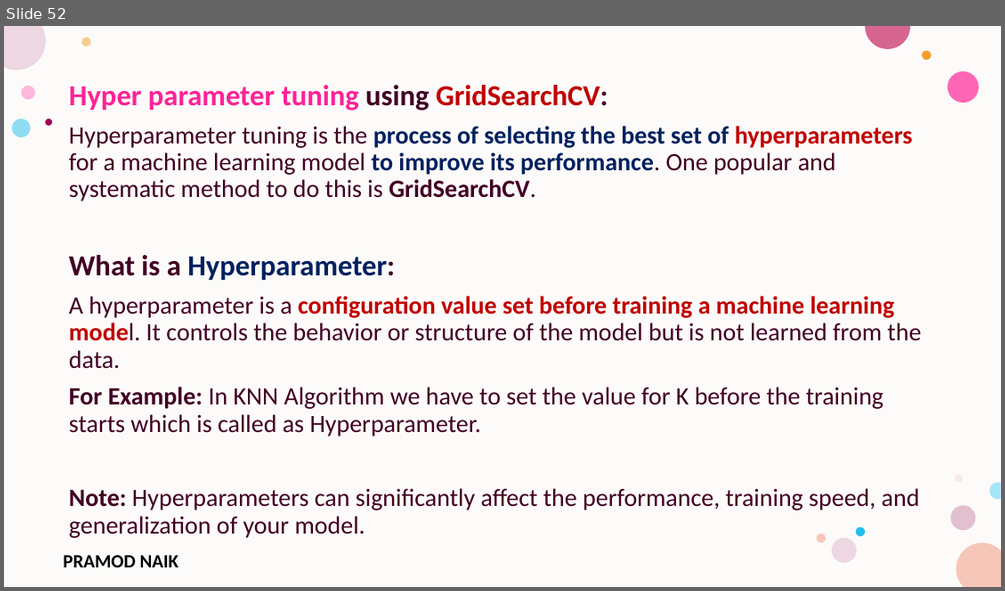
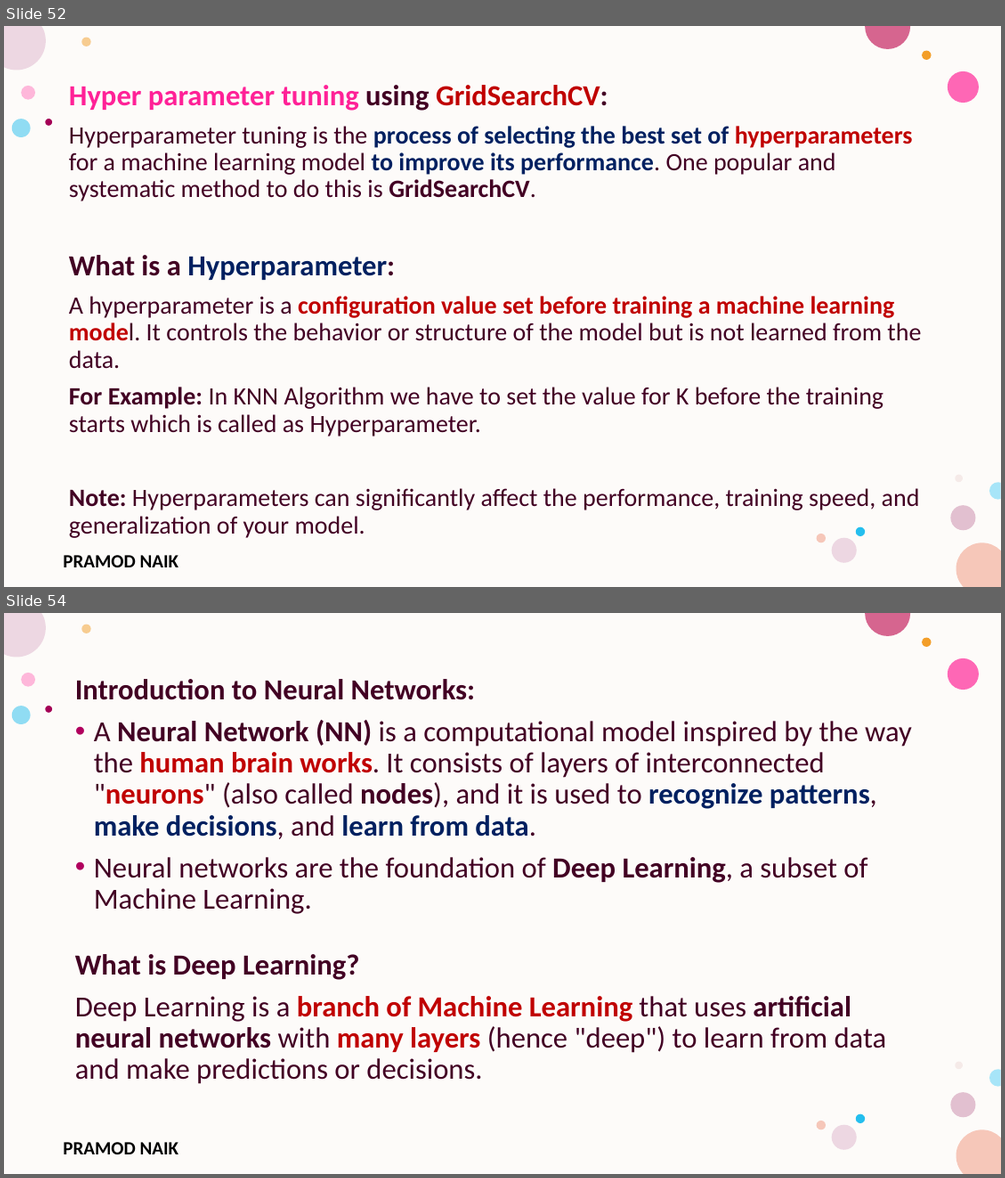
Before and after one commit to PRAMODNAIK-DEV/MCA-2nd-Sem-ML-Data-Analytics-Shridevi-College, a slide deck: Theory Class-Notes/Unit-4 Advanced Machine Learning Techniques.pptx. Shown one above the other, each under a label of ours: slide 52 before the commit, slides 52 and 54 after it; the slides between them are not shown. The pictures are 1005x591 and 1005x1178 pixels, drawn with LibreOffice and Linux fonts; fonts in the diff are those of the drawing; background and template pictures are left out. Boxes give left, top, right and bottom in pixels: in the first picture for what was removed or moved away, otherwise in the second. Text is boxed around its words. In the diff, an @@ line names an element or a change of style, - is before the commit and + after.

```diff
--- a/Theory Class-Notes/Unit-4 Advanced Machine Learning Techniques.pptx
+++ b/Theory Class-Notes/Unit-4 Advanced Machine Learning Techniques.pptx
@@ slide 54 added at [4,613,1001,1174], background #FFFFFF; not listed: 17 template elements that a slide beside it also shows @@
@@ text added at [75,679,912,1084], 28 pt, text #420023 @@
+Introduction to Neural Networks:
+• A Neural Network (NN) is a computational model inspired by the way the human brain works. It consists of layers of interconnected "neurons" (also called nodes), and it is used to recognize patterns, make decisions, and learn from data.
+• Neural networks are the foundation of Deep Learning, a subset of Machine Learning.
+What is Deep Learning?
+Deep Learning is a branch of Machine Learning that uses artificial neural networks with many layers (hence "deep") to learn from data and make predictions or decisions.
```
Also in this commit, not shown: 2 slides changed, 24 other slides added, 1 other file.
